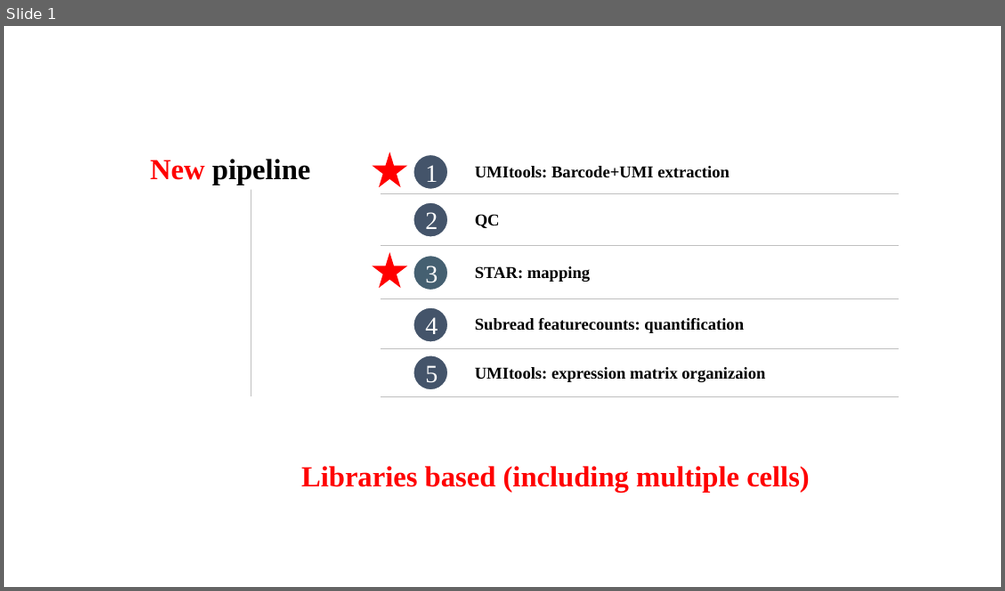
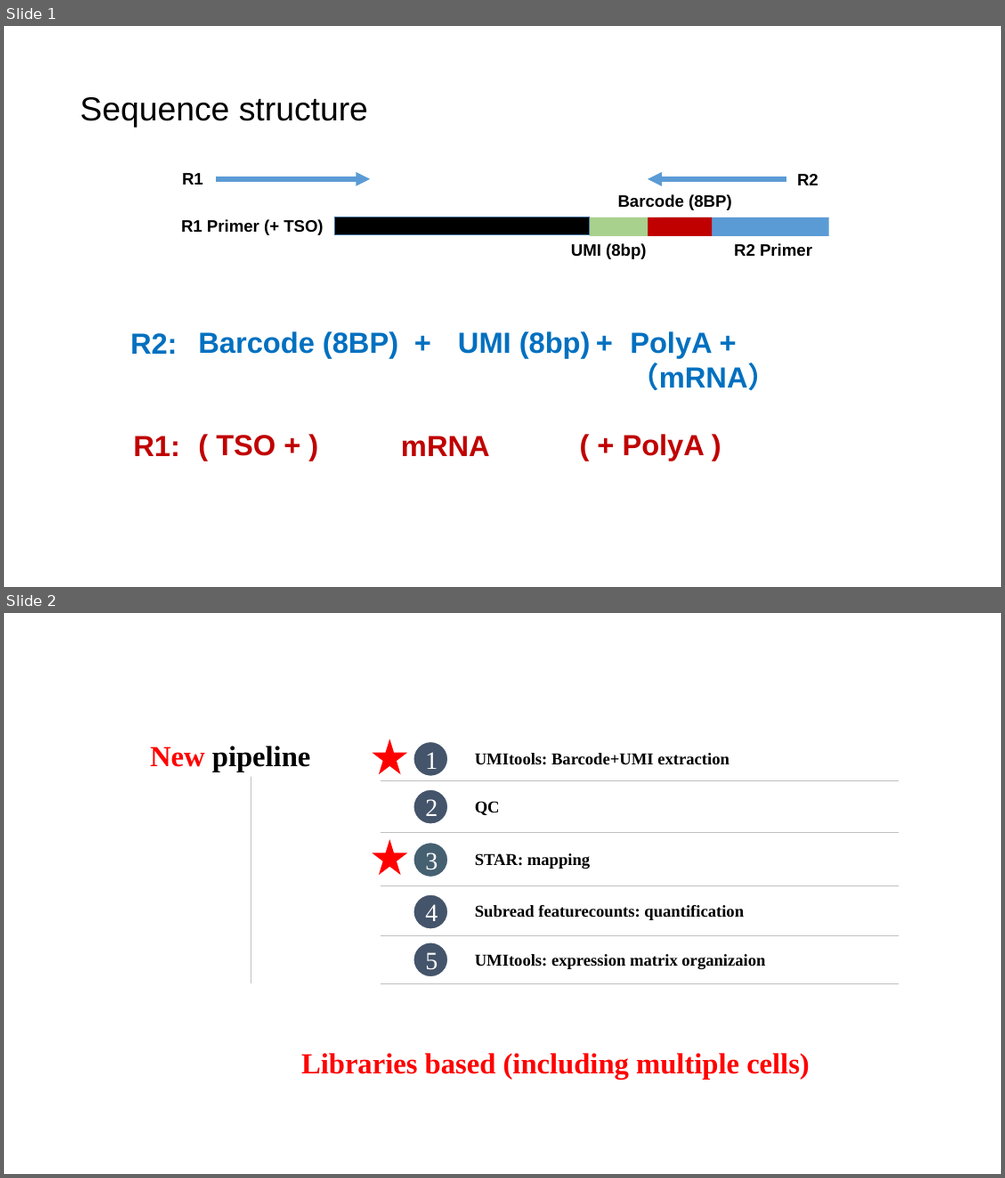
Before and after one commit to zorrodong/HECA, a slide deck: scRNA-seq_pipeline_hg38/Single-cell_RNA-seq_pipeline.pptx. Shown one above the other, each under a label of ours: slide 1 before the commit, slides 1 and 2 after it. The pictures are 1005x591 and 1005x1178 pixels, drawn with LibreOffice and Linux fonts; fonts in the diff are those of the drawing. Boxes give left, top, right and bottom in pixels: in the first picture for what was removed or moved away, otherwise in the second. Text is boxed around its words. In the diff, an @@ line names an element or a change of style, - is before the commit and + after.

```diff
--- a/scRNA-seq_pipeline_hg38/Single-cell_RNA-seq_pipeline.pptx
+++ b/scRNA-seq_pipeline_hg38/Single-cell_RNA-seq_pipeline.pptx
@@ slide 1 added at bbox=[4, 26, 1001, 587], background #FFFFFF @@
@@ title added at bbox=[80, 97, 368, 127], 32 pt, text #000000 @@
+Sequence structure
@@ group added at bbox=[181, 173, 829, 259]: 6 texts, 4 rectangles, 2 arrows @@
+R2 Primer
+Barcode (8BP)
+UMI (8bp)
+R1 Primer (+ TSO)
+R1
+R2
@@ group added at bbox=[130, 321, 777, 460]: 10 texts @@
+Barcode (8BP)
+UMI (8bp)
++
+PolyA + （mRNA）
++
+R2:
+mRNA
+( + PolyA )
+R1:
+( TSO + )
@@ what was slide 1 is now slide 2 @@
```
Also in this commit, not shown: 2 other files.
